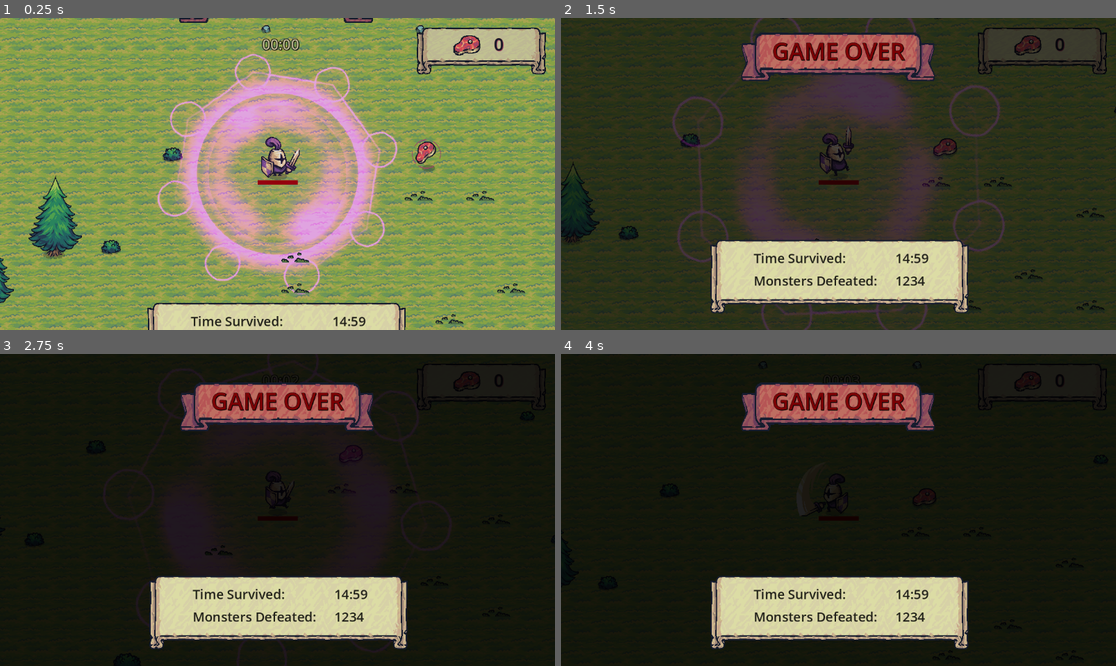
Above: before the commit, frames 1-4 (two rows, left to right).
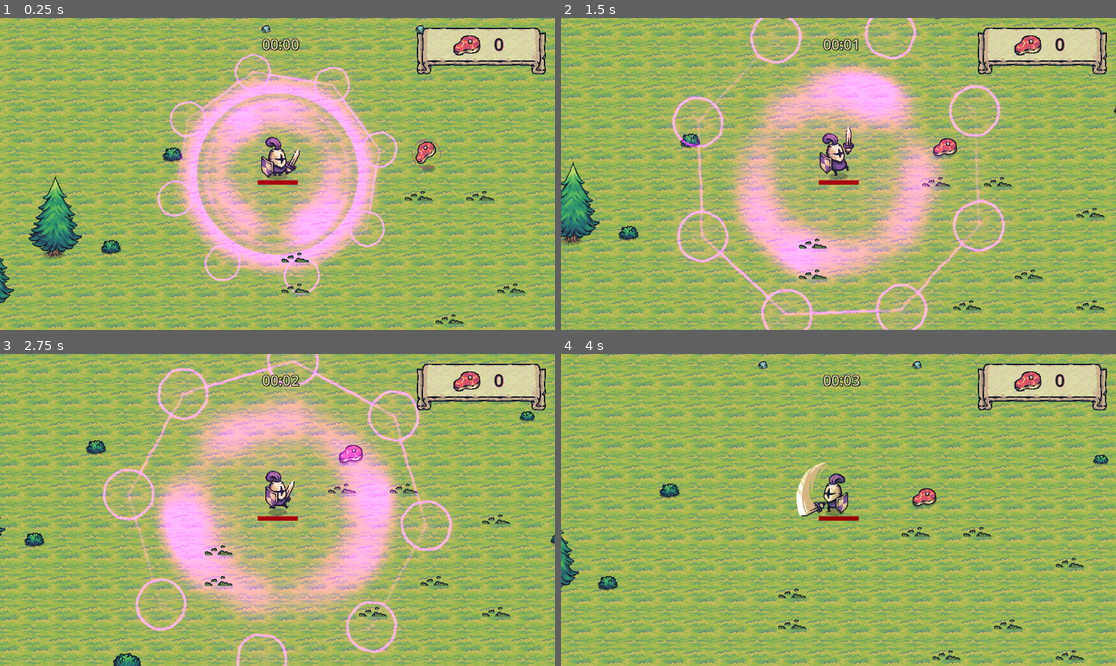
Above: after the commit, the same moments.

Repository: eugeniodomi/Bootcamp-Santander-DIO
Game: Godot game, scene res://main.tscn
Two runs of this game, one before a commit and one after it. Both use one fixed random seed, a clock stepped at 60 frames per second and the inputs below. The project has no main scene, so this scene is started directly.
Inputs (mouse positions are in pixels of both pictures, inside the frame that each line leads up to):
- Up to frame 1 (0.25 s): no input
- Up to frame 2 (1.5 s): move the mouse to (960, 158) at 0.52 s; hold D (move_right) 0.53-1.28 s; click (960, 158) at 0.6 s; move the mouse to (727, 189) at 1.27 s; hold S (move_down) from 1.28 s (still down); click (727, 189) at 1.35 s
- Up to frame 3 (2.75 s): move the mouse to (333, 441) at 2.02 s; release S (move_down) at 2.03 s; hold D (move_right) from 2.03 s (still down); click (333, 441) at 2.1 s
- Up to frame 4 (4 s): move the mouse to (810, 572) at 2.77 s; release D (move_right) at 2.78 s; hold W (move_up) 2.78-3.53 s; click (810, 572) at 2.85 s; move the mouse to (1005, 556) at 3.52 s; hold A (move_left) from 3.53 s (still down); click (1005, 556) at 3.6 s

The runs differ from the first frame. In frame 1, 21% of the frame differs, in the area x 9-98%, y 0-100%; in frame 2, 100%; in frame 3, 100%; in frame 4, 100%, in the area x 0-100%, y 0-100%.

Commit message:
ft: reset game
- Game reinicia após morrer;
- Chamada de funções att;
- Game Over UI animation;
- Time Label e Monster Label att

Diff:
--- /dev/null
+++ b/UI/game_over_ui.gd
@@ -0,0 +1,24 @@
+class_name GameOverUI
+extends CanvasLayer
+
+@onready var time_label: Label = %TimeLabel
+@onready var monsters_label: Label = %MonstersLabel
+
+@export var restart_delay: float = 5.0
+var restart_cooldown: float
+var time_survived: String
+var monsters_defeated: int
+
+func _ready():
+	time_label.text = time_survived
+	monsters_label.text = str(monsters_defeated)
+	restart_cooldown = restart_delay
+
+func _process(delta):
+	restart_cooldown -= delta
+	if restart_cooldown <= 0.0:
+		restart_game()
+
+func restart_game():
+	GameManager.reset()
+	get_tree().reload_current_scene()
--- a/UI/game_over_ui.tscn
+++ b/UI/game_over_ui.tscn
@@ -1,5 +1,6 @@
-[gd_scene load_steps=12 format=3 uid="uid://d16c7q5psyrxy"]
-
+[gd_scene load_steps=13 format=3 uid="uid://d16c7q5psyrxy"]
+
+[ext_resource type="Script" path="res://UI/game_over_ui.gd" id="1_2287t"]
 [ext_resource type="Texture2D" uid="uid://np3feoxxm211" path="res://addons/Tiny Swords/UI/Ribbons/Ribbon_Red_3Slides.png" id="1_mmmdk"]
 [ext_resource type="Texture2D" uid="uid://b1ls1yhn3jvgc" path="res://addons/Tiny Swords/UI/Banners/Banner_Horizontal.png" id="2_c04j3"]
 
@@ -13,6 +14,7 @@
 font_names = PackedStringArray("Segoe UI")
 font_weight = 675
 font_stretch = 175
+subpixel_positioning = 0
 
 [sub_resource type="LabelSettings" id="LabelSettings_rinxu"]
 font = SubResource("SystemFont_clqyc")
@@ -36,11 +38,51 @@
 [sub_resource type="SystemFont" id="SystemFont_i0ayn"]
 font_names = PackedStringArray("Tahoma")
 font_weight = 999
+subpixel_positioning = 0
 
 [sub_resource type="LabelSettings" id="LabelSettings_6ad2r"]
 font = SubResource("SystemFont_i0ayn")
 font_size = 27
 font_color = Color(0, 0, 0, 0.843137)
+
+[sub_resource type="Animation" id="Animation_fbxnj"]
+length = 0.001
+tracks/0/type = "value"
+tracks/0/imported = false
+tracks/0/enabled = true
+tracks/0/path = NodePath("Background:color")
+tracks/0/interp = 1
+tracks/0/loop_wrap = true
+tracks/0/keys = {
+"times": PackedFloat32Array(0),
+"transitions": PackedFloat32Array(1),
+"update": 0,
+"values": [Color(0, 0, 0, 0.686275)]
+}
+tracks/1/type = "value"
+tracks/1/imported = false
+tracks/1/enabled = true
+tracks/1/path = NodePath("TopPanel:position")
+tracks/1/interp = 1
+tracks/1/loop_wrap = true
+tracks/1/keys = {
+"times": PackedFloat32Array(0),
+"transitions": PackedFloat32Array(1),
+"update": 0,
+"values": [Vector2(374, 28)]
+}
+tracks/2/type = "value"
+tracks/2/imported = false
+tracks/2/enabled = true
+tracks/2/path = NodePath("BottomPanel:position")
+tracks/2/interp = 1
+tracks/2/loop_wrap = true
+tracks/2/keys = {
+"times": PackedFloat32Array(0),
+"transitions": PackedFloat32Array(1),
+"update": 0,
+"values": [Vector2(309, 461)]
+}
 
 [sub_resource type="Animation" id="Animation_ogpsp"]
 resource_name = "default"
@@ -82,45 +124,6 @@
 "values": [Vector2(302, 670), Vector2(309, 461)]
 }
 
-[sub_resource type="Animation" id="Animation_fbxnj"]
-length = 0.001
-tracks/0/type = "value"
-tracks/0/imported = false
-tracks/0/enabled = true
-tracks/0/path = NodePath("Background:color")
-tracks/0/interp = 1
-tracks/0/loop_wrap = true
-tracks/0/keys = {
-"times": PackedFloat32Array(0),
-"transitions": PackedFloat32Array(1),
-"update": 0,
-"values": [Color(0, 0, 0, 0.686275)]
-}
-tracks/1/type = "value"
-tracks/1/imported = false
-tracks/1/enabled = true
-tracks/1/path = NodePath("TopPanel:position")
-tracks/1/interp = 1
-tracks/1/loop_wrap = true
-tracks/1/keys = {
-"times": PackedFloat32Array(0),
-"transitions": PackedFloat32Array(1),
-"update": 0,
-"values": [Vector2(374, 28)]
-}
-tracks/2/type = "value"
-tracks/2/imported = false
-tracks/2/enabled = true
-tracks/2/path = NodePath("BottomPanel:position")
-tracks/2/interp = 1
-tracks/2/loop_wrap = true
-tracks/2/keys = {
-"times": PackedFloat32Array(0),
-"transitions": PackedFloat32Array(1),
-"update": 0,
-"values": [Vector2(309, 461)]
-}
-
 [sub_resource type="AnimationLibrary" id="AnimationLibrary_wthgt"]
 _data = {
 "RESET": SubResource("Animation_fbxnj"),
@@ -128,6 +131,7 @@
 }
 
 [node name="GameOverUI" type="CanvasLayer"]
+script = ExtResource("1_2287t")
 
 [node name="Background" type="ColorRect" parent="."]
 anchors_preset = 15
@@ -135,16 +139,16 @@
 anchor_bottom = 1.0
 grow_horizontal = 2
 grow_vertical = 2
-color = Color(0, 0, 0, 0.87451)
+color = Color(0, 0, 0, 0.686275)
 
 [node name="TopPanel" type="Panel" parent="."]
 anchors_preset = 5
 anchor_left = 0.5
 anchor_right = 0.5
-offset_left = -205.0
-offset_top = 59.0
-offset_right = 203.006
-offset_bottom = 165.0
+offset_left = 374.0
+offset_top = 28.0
+offset_right = 782.007
+offset_bottom = 134.0
 grow_horizontal = 2
 theme_override_styles/panel = SubResource("StyleBoxTexture_0amu2")
 
@@ -170,10 +174,10 @@
 anchor_top = 1.0
 anchor_right = 0.5
 anchor_bottom = 1.0
-offset_left = -267.0
-offset_top = -187.0
-offset_right = 271.0
-offset_bottom = -29.0002
+offset_left = 309.0
+offset_top = 461.0
+offset_right = 847.0
+offset_bottom = 619.0
 grow_horizontal = 2
 grow_vertical = 0
 theme_override_styles/panel = SubResource("StyleBoxTexture_s1ca7")
--- a/enemies/behaviors (comportamentos)/follow_player.gd
+++ b/enemies/behaviors (comportamentos)/follow_player.gd
@@ -16,6 +16,9 @@
 #comportamento do objeto: seguir o personagem player
 
 func _physics_process(delta: float) -> void:
+		# Ignorar GameOver
+	if GameManager.is_game_over: return
+
 	#var player_position = Vector2(0, 0) / depreceated
 
 	# Calcula a direcao
--- a/game_manager.gd
+++ b/game_manager.gd
@@ -2,5 +2,21 @@
 #Singleton segurando a posicao do jogador
 #jogdador vai falar para este satelite onde esta e inimigos vao procurar aqui o mesmo
 
+signal game_over #para ouvir o gamover e ser chamado
+
 var player: Player #variavel para segurar player
 var player_position: Vector2
+var is_game_over: bool = false
+
+func end_game():
+	if is_game_over: return
+	is_game_over = true
+	game_over.emit()
+
+
+func reset():
+	player = null
+	player_position = Vector2.ZERO
+	is_game_over = false
+	for connection in game_over.get_connections():
+		game_over.disconnect(connection.callable)
--- /dev/null
+++ b/main.gd
@@ -0,0 +1,20 @@
+extends Node2D
+
+@export var game_ui: CanvasLayer
+@export var game_over_ui_template: PackedScene
+
+func _ready():
+	GameManager.game_over.connect(trigger_game_over)
+	#assim que o signal do gamemanager for emitido, conectar nele funcao trigger
+
+func trigger_game_over():
+	# Deletar GameUI
+	if game_ui:
+		game_ui.queue_free()
+		game_ui = null
+
+	#Criar GameOverUI
+	var game_over_ui: GameOverUI = game_over_ui_template.instantiate()
+	game_over_ui.monsters_defeated = 999
+	game_over_ui.time_survived = "01:58"
+	add_child(game_over_ui)
--- a/main.tscn
+++ b/main.tscn
@@ -1,5 +1,6 @@
-[gd_scene load_steps=39 format=3 uid="uid://drnox7jy4racr"]
-
+[gd_scene load_steps=40 format=3 uid="uid://drnox7jy4racr"]
+
+[ext_resource type="Script" path="res://main.gd" id="1_imbn7"]
 [ext_resource type="PackedScene" uid="uid://b78se0ny42bum" path="res://player/player.tscn" id="1_oyw8k"]
 [ext_resource type="PackedScene" uid="uid://beyqdavsxi25u" path="res://systems/mob_spawner.tscn" id="2_04cbx"]
 [ext_resource type="PackedScene" uid="uid://bjs7e8q57sbfp" path="res://UI/game_ui.tscn" id="3_a6cr6"]
@@ -147,8 +148,11 @@
 [sub_resource type="RectangleShape2D" id="RectangleShape2D_tcgfq"]
 size = Vector2(5006, 895.75)
 
-[node name="Main" type="Node2D"]
+[node name="Main" type="Node2D" node_paths=PackedStringArray("game_ui")]
 y_sort_enabled = true
+script = ExtResource("1_imbn7")
+game_ui = NodePath("GameUI")
+game_over_ui_template = ExtResource("20_ceoda")
 
 [node name="TileMap" type="TileMap" parent="."]
 y_sort_enabled = true
@@ -366,5 +370,3 @@
 position = Vector2(106, 496)
 
 [node name="GameUI" parent="." instance=ExtResource("3_a6cr6")]
-
-[node name="GameOverUI" parent="." instance=ExtResource("20_ceoda")]
--- a/player/player.gd
+++ b/player/player.gd
@@ -245,6 +245,8 @@
 		die()
 
 func die() -> void:
+	GameManager.end_game()
+
 	if death_prefab:
 		var death_object = death_prefab.instantiate()
 		death_object.position = position
--- a/systems/MobSpawner.gd
+++ b/systems/MobSpawner.gd
@@ -9,6 +9,9 @@
 
 
 func _process(delta: float):
+		# Ignorar GameOver
+	if GameManager.is_game_over: return
+
 		# Temporizador (cooldown)
 	cooldown -= delta
 	if cooldown > 0: return
--- a/systems/difficulty_system.gd
+++ b/systems/difficulty_system.gd
@@ -10,6 +10,10 @@
 
 
 func _process(delta: float) -> void:
+	# Ignorar GameOver
+	if GameManager.is_game_over: return
+
+	# Incrementar temporizador
 	time += delta
 
 	#Dificuldade linear (linha verde)
